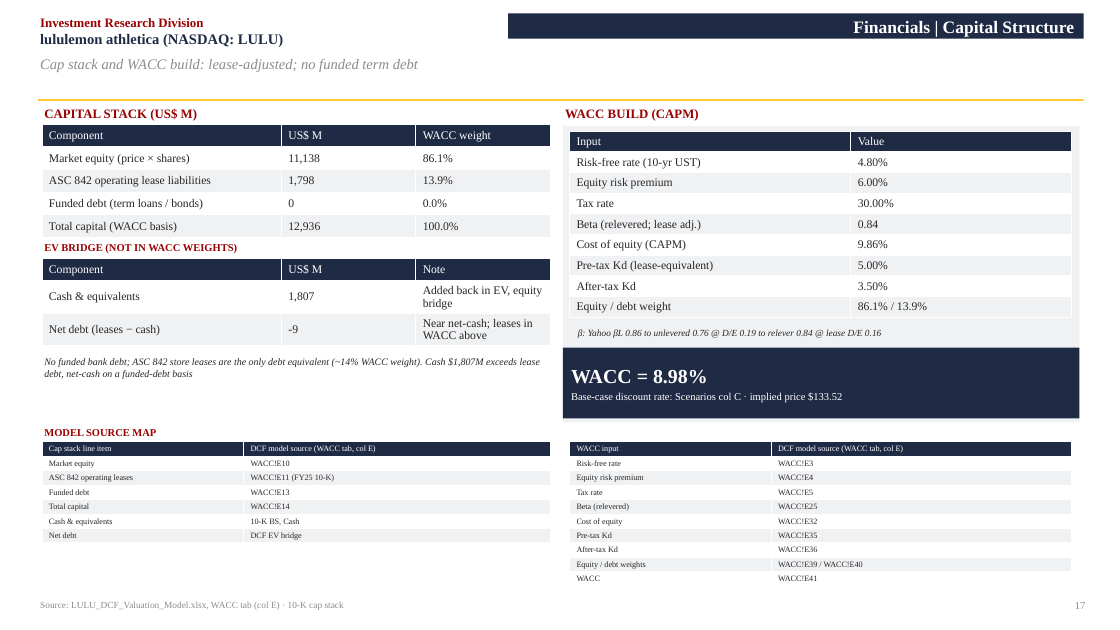
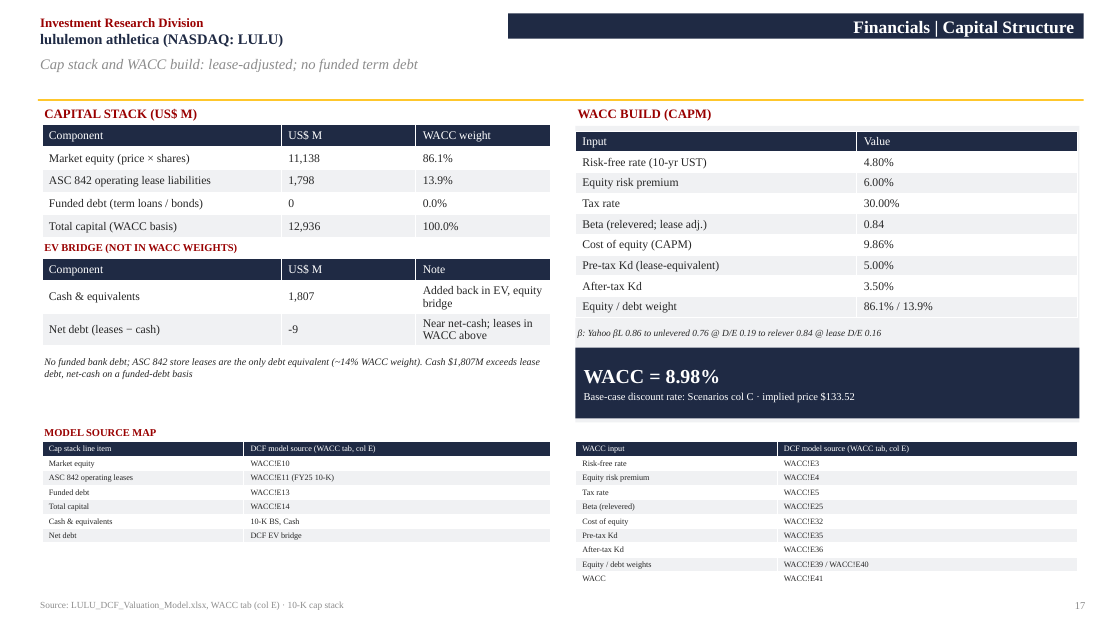
Before and after one commit to vengeanceaiUSC/RM, a slide deck: slide 17 of LULU/GIS IR LULU.pptx. Drawn at 1120x630 pixels with LibreOffice and Linux fonts; fonts in the diff are those of the drawing. Boxes give left, top, right and bottom in pixels: in the first picture for what was removed or moved away, otherwise in the second. Text is boxed around its words. In the diff, an @@ line names an element or a change of style, - is before the commit and + after.

```diff
--- a/LULU/GIS IR LULU.pptx
+++ b/LULU/GIS IR LULU.pptx
@@ text "WACC BUILD (CAPM)": place and size @@
-text "WACC BUILD (CAPM)" at bbox=[565, 109, 699, 121]
+text "WACC BUILD (CAPM)" at bbox=[578, 109, 711, 121]
@@ table: place and size @@
-table at bbox=[570, 131, 1072, 318]
+table at bbox=[576, 131, 1078, 318]
@@ rectangle: place and size @@
-rectangle at bbox=[563, 126, 1080, 423]
+rectangle at bbox=[576, 126, 1080, 423]
@@ rectangle "WACC = 8.98%": place and size @@
-rectangle "WACC = 8.98%" at bbox=[563, 348, 1080, 418]
+rectangle "WACC = 8.98%" at bbox=[576, 348, 1080, 418]
@@ table: place and size @@
-table at bbox=[570, 442, 1072, 585]
+table at bbox=[576, 442, 1078, 585]
```
Also in this commit, not shown: 2 other files.
